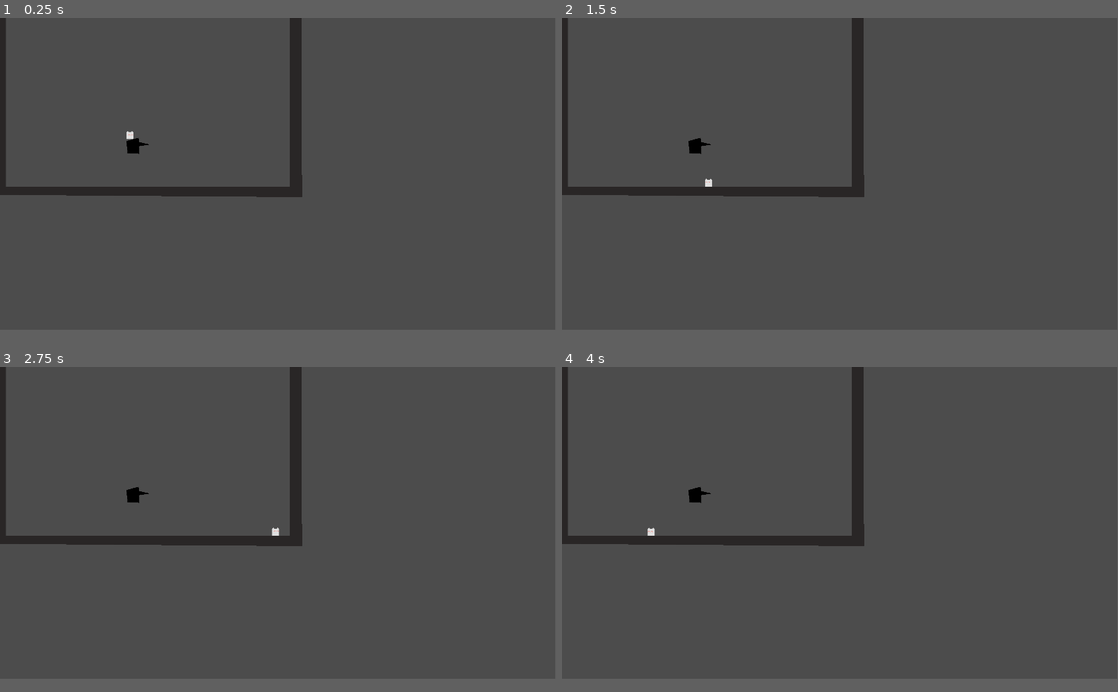
Above: before the commit, frames 1-4 (two rows, left to right).
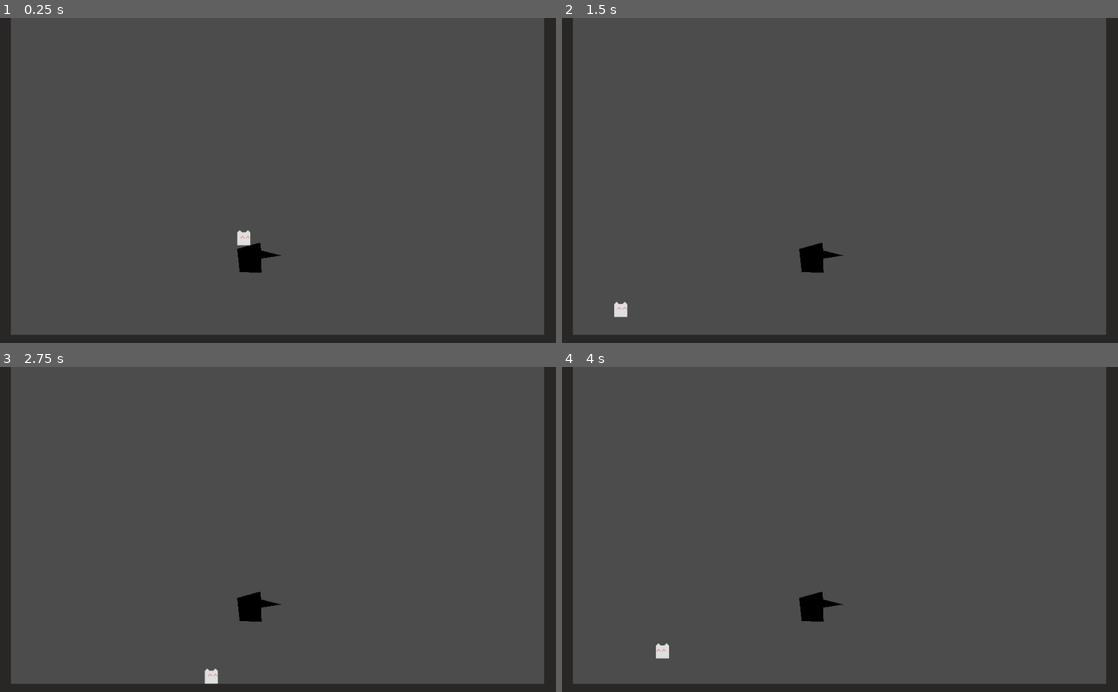
Above: after the commit, the same moments.

Repository: Chris-Qinn/Wolf-2
Game: Godot game, scene res://GameLevel.tscn
Two runs of this game, one before a commit and one after it. Both use one fixed random seed, a clock stepped at 60 frames per second and the inputs below.
Inputs (mouse positions are in pixels of both pictures, inside the frame that each line leads up to):
- Up to frame 1 (0.25 s): no input
- Up to frame 2 (1.5 s): move the mouse to (962, 157) at 0.52 s; hold D (key_right) 0.53-1.28 s; hold Right mouse button (bounce) 0.53-1.28 s; tap Space (jump) at 0.77, 1.07 s; tap Shift (dash) at 0.8, 1.35 s; move the mouse to (728, 190) at 1.27 s; hold S (key_down) from 1.28 s (still down)
- Up to frame 3 (2.75 s): tap Space (jump) at 1.52, 1.55, 1.82 s; move the mouse to (333, 454) at 2.02 s; release S (key_down) at 2.03 s; hold D (key_right) from 2.03 s (still down); hold Space (jump) from 2.03 s (still down); right-click (333, 454) at 2.3 s
- Up to frame 4 (4 s): move the mouse to (812, 584) at 2.77 s; release D (key_right) at 2.78 s; release Space (jump) at 2.78 s; hold W (key_up) 2.78-3.53 s; right-click (812, 584) at 2.85 s; tap Space (jump) at 3.02, 3.32 s; tap Shift (dash) at 3.05, 3.6 s; move the mouse to (1006, 568) at 3.52 s; hold A (key_left) from 3.53 s (still down); hold Space (jump) from 3.53 s (still down)
In our replay, the window is 799x449 before the commit and 800x468 after it. These sizes can differ from the game's own. Grey fills any space a smaller window leaves; there, only what the larger window draws over its background counts as a difference.

The runs differ from the first frame. In frame 1, 7.9% of the frame differs, in the area x 0-100%, y 0-98%; in frame 2, 7.9%; in frame 3, 7.9%; in frame 4, 7.9%.

Commit message:
Dashing revamped, added pause before dashing; Can now only go left or right If you hold opposite direction to how you charged it, you don't go as far :D

Diff:
--- a/project.godot
+++ b/project.godot
@@ -21,10 +21,7 @@
 
 [display]
 
-window/size/width=1920
-window/size/height=1080
 window/size/resizable=false
-window/size/fullscreen=true
 
 [input]
 
--- a/scripts/Wolf_Movement.gd
+++ b/scripts/Wolf_Movement.gd
@@ -1,24 +1,30 @@
 extends KinematicBody2D
 
-
-# Declare member variables here. Examples:
-# var a = 2
-# var b = "text"
 var movespeed = 280
-var jumpvelocity = 10.0
-var gravityscale = 500.0
+var jumpvelocity = 5.0
+var gravity = 2.0
+
 var velocity = Vector2()
 var acceleration = Vector2()
-var is_on_surface;
-var surface_normal;
-var jump_buffer;
-var jumping;
-var hasdash;
-var wolf;
-
-var on_ground
-var on_wall
-var on_ceil
+var is_on_surface = false;
+var surface_normal = Vector2();
+var jump_buffer = 0;
+#var jumping;
+var hasdash = false;
+
+var state = "falling"
+var dash_buffer = 0
+var wolf = "white"
+var is_bouncy = false
+
+#var on_ground
+#var on_wall
+#var on_ceil
+
+var LRJoy = 0
+var UDJoy = 0
+var LRKey = 0
+var UDKey = 0
 
 # Called when the node enters the scene tree for the first time.
 func _ready():
@@ -28,147 +34,278 @@
 	acceleration.y = 2;
 	jump_buffer = 0;
 	hasdash = true;
-	on_ceil = false
-	on_ground = false
-	on_wall = false
-
-
-
-
-# Called every frame. 'delta' is the elapsed time since the previous frame.
-#func _process(delta):
-#	passsdlf
+#	on_ceil = false
+#	on_ground = false
+#	on_wall = false
+
+
+# Put wolf changing animations in here :D
+func change_wolf(colour):
+	if colour == "white":
+		wolf = "white"
+	elif colour == "blue":
+		wolf = "blue"
+	elif colour == "yellow":
+		wolf = "yellow"
+	elif colour == "pink":
+		wolf = "pink"
+
+
+# Update controls somewhat
+func controls():
+	# Set control variables
+	LRJoy = Input.get_action_strength("right") - Input.get_action_strength("left")
+	UDJoy = Input.get_action_strength("down") - Input.get_action_strength("up")
+
+	LRKey = 0
+	if Input.is_action_pressed("key_right"):
+		LRKey += 1
+	if Input.is_action_pressed("key_left"):
+		LRKey -= 1
+
+	UDKey = 0
+	if Input.is_action_pressed("key_up"):
+		UDKey -= 1
+	if Input.is_action_pressed("key_down"):
+		UDKey += 1
+
+	if Input.is_action_pressed("bounce"):
+		is_bouncy = true
+	else:
+		is_bouncy = false
+
+
+# This gets the direction to dash in. Important because of multiple possible control schemes
 func get_dash_direction():
 	var dash_d = Vector2()
-	dash_d.x = Input.get_action_strength("right") - Input.get_action_strength("left")
-	dash_d.y = Input.get_action_strength("down") - Input.get_action_strength("up")
+	dash_d.x = LRJoy;
+	dash_d.y = 0;
 	if dash_d.x == 0 and dash_d.y == 0:
-		if Input.is_action_pressed("key_right"):
-			dash_d.x += 1
-		if Input.is_action_pressed("key_left"):
-			dash_d.x -= 1
-		if Input.is_action_pressed("key_up"):
-			dash_d.y -= 1
-		if Input.is_action_pressed("key_down"):
-			dash_d.y += 1
+		dash_d.x = LRKey;
 	return dash_d.normalized()
 
-func get_input():
-
-	var LRJoy = Input.get_action_strength("right") - Input.get_action_strength("left")
-	acceleration.x = LRJoy
-	var LRKey = 0
-	if Input.is_action_pressed("key_right"):
-		LRKey += 1
-
-	if Input.is_action_pressed("key_left"):
-		LRKey -= 1
+
+# This executes the dash functionality, whether dash is just called or we are dashing
+func do_dash( delta ):
+	if state == "dashprepping":
+		dash_buffer -= delta
+
+		# Do the dash
+		if dash_buffer <= 0.07:
+			state = "dashing"
+
+			velocity = velocity.normalized()*5;
+			if velocity.x == 0 and get_dash_direction().x != 0:
+				dash_buffer = 0.05
+				velocity = 5*get_dash_direction();
+			elif get_dash_direction().x == velocity.x/5:
+				dash_buffer = 0.07
+			elif get_dash_direction().x == 0:
+				dash_buffer = 0.05
+			else:
+				dash_buffer = 0.03
+
+		return "not"
+
+	elif state == "dashing":
+		dash_buffer -= delta
+		if dash_buffer <= 0:
+			velocity = 1.5*velocity.normalized()
+			return "done"
+	else:
+		state = "dashprepping"
+		hasdash = false
+		var dash_d = get_dash_direction()
+		print(dash_d)
+		dash_buffer = 0.3
+		velocity = dash_d*0.001
+		return "not"
+
+
+# This executes a jump
+func do_jump():
+	state = "jumping"
+	velocity.y = -jumpvelocity;
+	jump_buffer = 0.15;
+
+
+
+# Does state control using variables
+func state_machine( delta ):
+
+	print(state)
+
+	if state == "bouncing":
+		if not is_bouncy:
+			state = "falling"
+			change_wolf( "white" )
+
+	if state == "dashing" or state == "dashprepping":
+		if do_dash( delta ) == "done":
+			state = "falling"
+			print("Falling now?");
+
+	if hasdash and Input.is_action_just_pressed("dash"):
+		do_dash( delta )
+		change_wolf( "yellow" )
+
+	if state == "falling" or state == "grounded":
+		if is_bouncy:
+			state = "bouncing"
+			change_wolf( "green" )
+
+	if state == "grounded" and Input.is_action_just_pressed("jump"):
+		do_jump()
+		change_wolf( "white" )
+	elif state == "jumping":
+		if jump_buffer > 0 && Input.is_action_pressed("jump"):
+			jump_buffer -= delta
+		else:
+			state = "falling"
+#
+#
+#
+#	acceleration.x = LRJoy
+#
+#	if LRJoy == 0:
+#		acceleration.x = LRKey
+#
+#	if hasdash and Input.is_action_just_pressed("dash"):
+#		var dash_d = get_dash_direction()
+#		velocity = dash_d * 5;
+#		hasdash = false
+#
+#	if Input.is_action_pressed("bounce"):
+#		wolf = "bounce";
+#	else:
+#		wolf = "not";
+#
+#	if is_on_surface and (surface_normal.y < -0.5 or velocity.y == 0):
+#		hasdash = true
+#		if Input.is_action_just_pressed("jump"):
+#			jumping = true
+#			jump_buffer = 0.15;
+#			velocity.y = -jumpvelocity;
+#	elif Input.is_action_pressed("jump") and jump_buffer > 0:
+#		jumping = true
+#	else:
+#		jumping = false
+#		jump_buffer = 0
+
+
+func _physics_process(delta):
+
+	# Define some states that help us figure out what we're doing
+#	on_ground = is_on_surface and (surface_normal.y < -0.5)
+#	on_wall = is_on_surface and (abs(surface_normal.y) <= 0.5)
+#	on_ceil = is_on_surface and not on_wall and not on_ground
+
+	controls()
+
+	state_machine( delta )
+
 	if LRJoy == 0:
 		acceleration.x = LRKey
-
-	if hasdash and Input.is_action_just_pressed("dash"):
-		var dash_d = get_dash_direction()
-		velocity = dash_d * 5;
-		hasdash = false
-
-	if Input.is_action_pressed("bounce"):
-		wolf = "bounce";
 	else:
-		wolf = "not";
-
-	if is_on_surface and (surface_normal.y < -0.5 or velocity.y == 0):
-		hasdash = true
-		if Input.is_action_just_pressed("jump"):
-			jumping = true
-			jump_buffer = 0.15;
-			velocity.y = -5;
-	elif Input.is_action_pressed("jump") and jump_buffer > 0:
-		jumping = true
-	else:
-		jumping = false
-		jump_buffer = 0
-
-
-func _physics_process(delta):
-
-	# Define some states that help us figure out what we're doing
-	on_ground = is_on_surface and (surface_normal.y < -0.5)
-	on_wall = is_on_surface and (abs(surface_normal.y) <= 0.5)
-	on_ceil = is_on_surface and not on_wall and not on_ground
-
-
-	get_input()
-
-	if jumping:
+		acceleration.x = LRJoy
+
+	acceleration.y = gravity
+
+	if state == "bouncing":
+		# X-velocity stays the same
+		velocity.y += acceleration.y * 30 * delta
+	elif state == "jumping":
+		# Y-velocity stays the same
+		velocity.x += acceleration.x * 30 * delta
+		velocity.x = min( max( -1.5, velocity.x ), 1.5 )
+	elif state == "dashing" or state == "dashprepping":
+		# No change in velocities
 		pass
-	else:
-		velocity.y += acceleration.y*30*delta
-
-	if jump_buffer > 0:
-		jump_buffer -= delta;
-		# print(jump_buffer)
-
-	# velocity.y = min(velocity.y, 5)
-
-
-	var v_x_limit = max(1.5*Input.get_action_strength("left"), 1.5*Input.get_action_strength("right"))
-	if Input.is_action_pressed("key_left") or Input.is_action_pressed("key_right"):
-		v_x_limit = 1.5;
-
-
-	# Control velocity and acceleration in the x-axis
-	if on_ground and acceleration.x == 0:
-		# On the ground and not trying to accelerate
-		acceleration.x = -0.2*velocity.x
+	elif state == "falling" or state == "grounded":
+		if state == "grounded":
+			acceleration.x += -0.3 * velocity.x
 		velocity.x += acceleration.x * 30 * delta
-	elif abs(velocity.x) > v_x_limit and (
-		(velocity.x<0 and acceleration.x<0) or (velocity.x>0 and acceleration.x>0)
-		):
-		# Cannot accelerate any faster
-		pass
-	elif on_ground:
-		velocity.x += acceleration.x*30*delta
-		velocity.x = min( max( -v_x_limit, velocity.x ), v_x_limit )
-	elif wolf != "bounce":
-		velocity.x += acceleration.x*30*delta
-		velocity.x = min( max( -v_x_limit, velocity.x ), v_x_limit )
-
-
-
-	if on_ground == false:
-		velocity.x *= 1.8
-	else:
-		velocity.x *= 1.2
-
-	var motion = velocity*delta*movespeed
-
-	if on_ground == false:
-		velocity.x /= 1.8
-	else:
-		velocity.x /= 1.2
+		velocity.x = min( max( -1.5, velocity.x ), 1.5 )
+		velocity.y += acceleration.y * 30 * delta
+
+	if state != "grounded":
+		velocity.x *= 1.6
+
+	var motion = delta * velocity * movespeed
+
+	if state != "grounded":
+		velocity.x /= 1.6
+
+
+
+
+
+
+#	var v_x_limit = max(1.5*Input.get_action_strength("left"), 1.5*Input.get_action_strength("right"))
+#	if Input.is_action_pressed("key_left") or Input.is_action_pressed("key_right"):
+#		v_x_limit = 1.5;
+#
+#
+#	# Control velocity and acceleration in the x-axis
+#	if on_ground and acceleration.x == 0:
+#		# On the ground and not trying to accelerate
+#		acceleration.x = -0.2*velocity.x
+#		velocity.x += acceleration.x * 30 * delta
+#	elif abs(velocity.x) > v_x_limit and (
+#		(velocity.x<0 and acceleration.x<0) or (velocity.x>0 and acceleration.x>0)
+#		):
+#		# Cannot accelerate any faster
+#		pass
+#	elif on_ground:
+#		velocity.x += acceleration.x*30*delta
+#		velocity.x = min( max( -v_x_limit, velocity.x ), v_x_limit )
+#	elif wolf != "bounce":
+#		velocity.x += acceleration.x*30*delta
+#		velocity.x = min( max( -v_x_limit, velocity.x ), v_x_limit )
+
+
+
+#	if on_ground == false:
+#		velocity.x *= 1.8
+#	else:
+#		velocity.x *= 1.2
+#
+#	var motion = velocity*delta*movespeed
+#
+#	if on_ground == false:
+#		velocity.x /= 1.8
+#	else:
+#		velocity.x /= 1.2
 
 	var collision = move_and_collide(motion)
 	if collision:
-		is_on_surface = true;
+#		is_on_surface = true;
 		surface_normal = collision.normal
 
-		if wolf == "bounce":
+		# Check if this is ground enough to give dash back
+		if collision.normal.y < -0.5:
+			hasdash = true
+
+		# If we are bouncy
+		# Works even in the middle of a dash
+		if is_bouncy:
 			var bounce = collision.remainder.bounce(collision.normal);
 			velocity = velocity.bounce(collision.normal);
 			velocity *= 0.95
+			if state != "bouncing":
+				state = "bouncing"
+				change_wolf( "green" )
 			#move_and_collide(bounce)
 		else:
 			if collision.normal.y < -0.5:
 				velocity.y = 0;
+				state = "grounded"
 			var slide = collision.remainder.slide(collision.normal);
 			velocity = velocity.slide(collision.normal)
 			move_and_collide(slide)
 
-		surface_normal = collision.normal
-		if collision.normal.y > 0.5:
-			jump_buffer = 0;
-	else:
-		is_on_surface = false;
+#	else:
+#		is_on_surface = false;
 
 	if velocity.x > 0:
 		$"WolfSprite".flip_h = false;
Not shown, added: dirt_stackable_chunk-pixilart.png.import
Not shown, added: grass_chunk-pixilart.png.import
